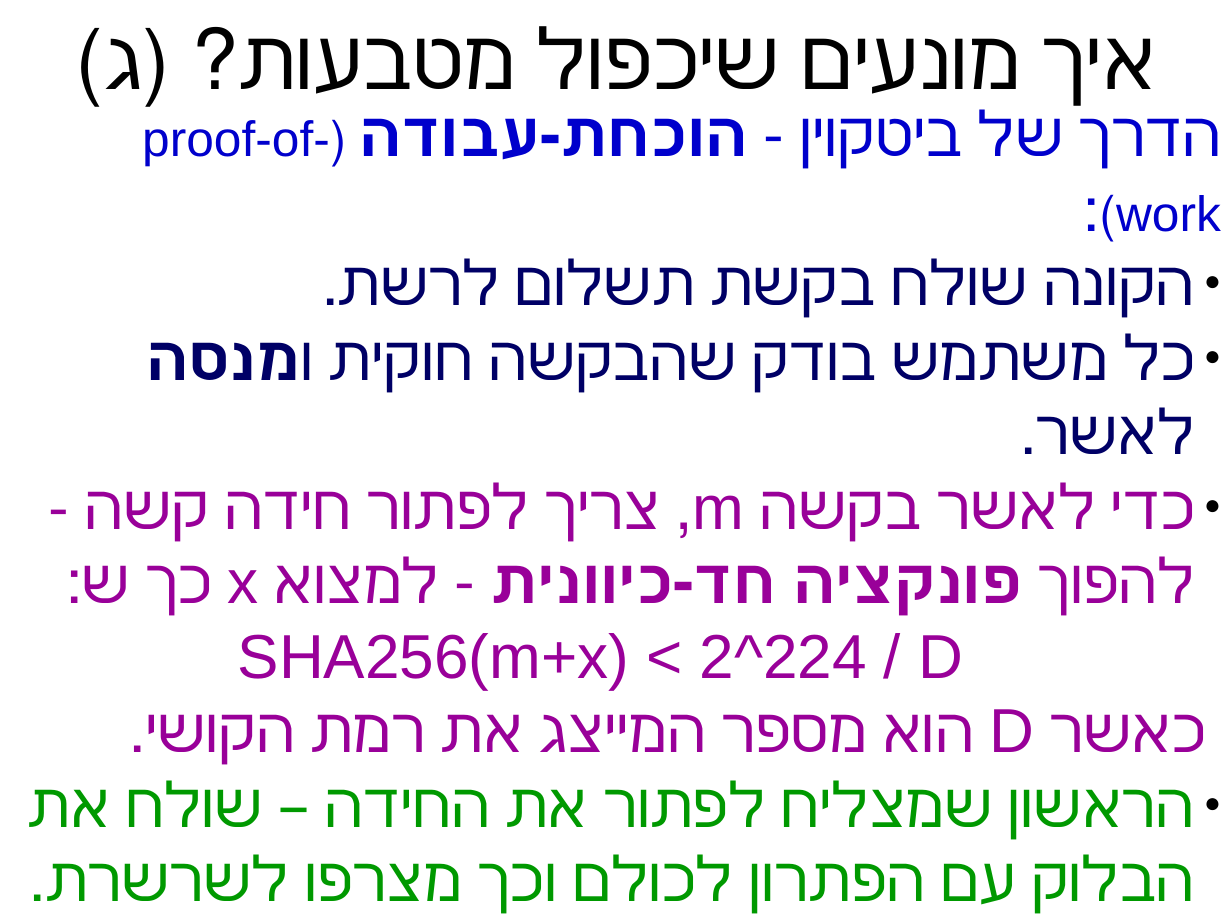
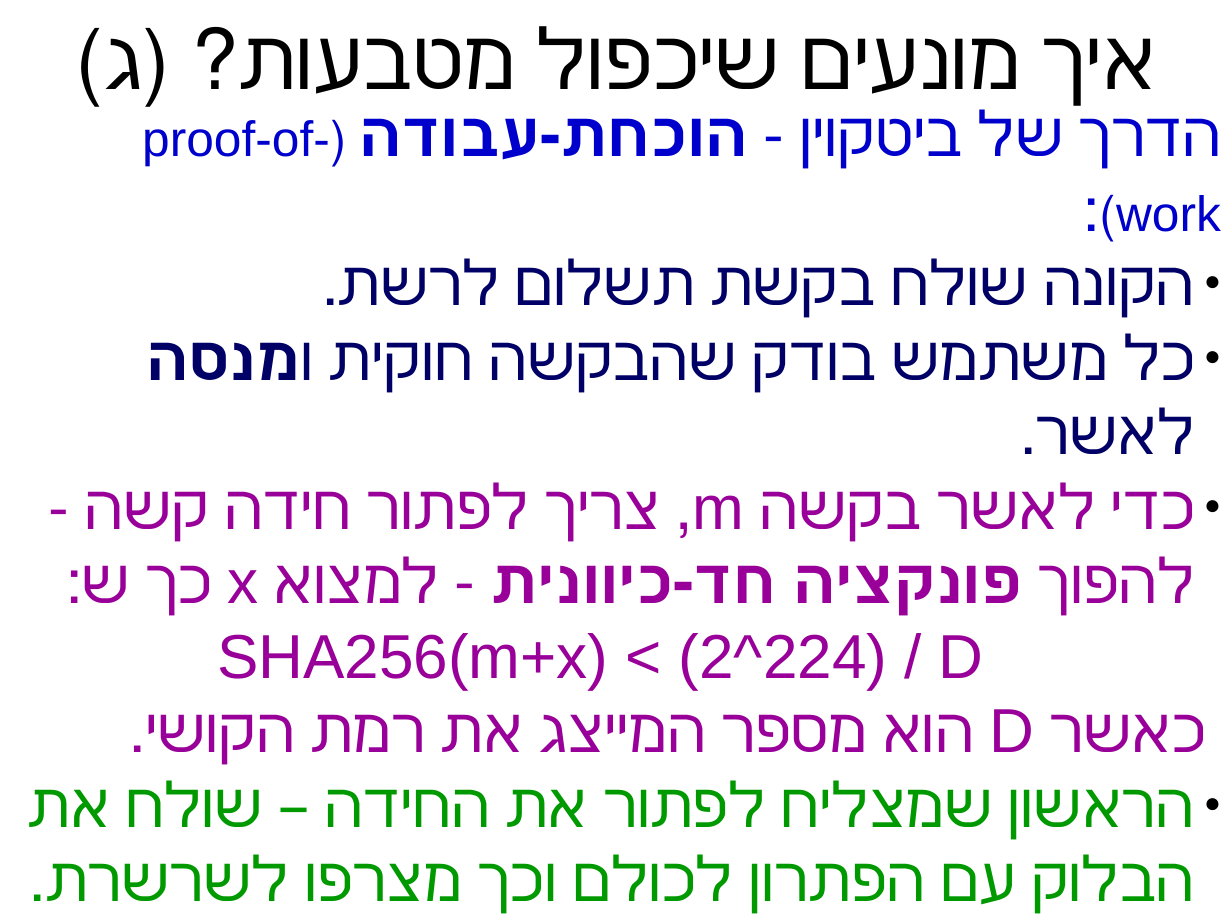
Before and after one commit to erelsgl-at-ariel/algorithms2m-5778, a slide deck: slide 17 of week11-bitcoin/slides.odp. Drawn at 1232x924 pixels with LibreOffice and Linux fonts; fonts in the diff are those of the drawing. Boxes give left, top, right and bottom in pixels: in the first picture for what was removed or moved away, otherwise in the second. Text is boxed around its words. In the diff, an @@ line names an element or a change of style, - is before the commit and + after.

```diff
--- a/week11-bitcoin/slides.odp
+++ b/week11-bitcoin/slides.odp
@@ text at (x1=217, y1=633, x2=984, y2=689): text changed @@
-SHA256(m+x) < 2^224 / D
+SHA256(m+x) < (2^224) / D
```
Also in this commit, not shown: 1 other slide changed, 7 other files.
